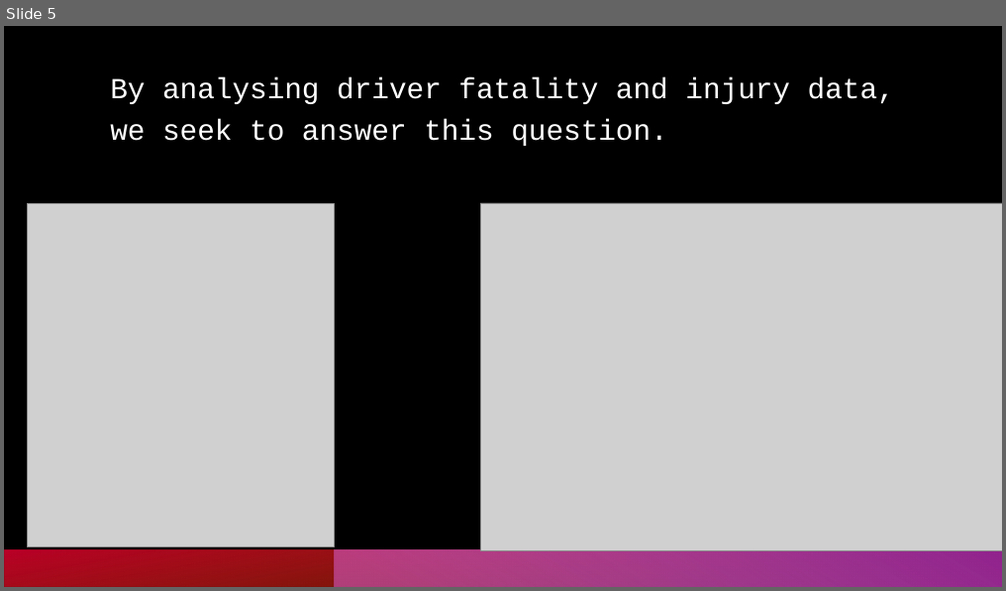
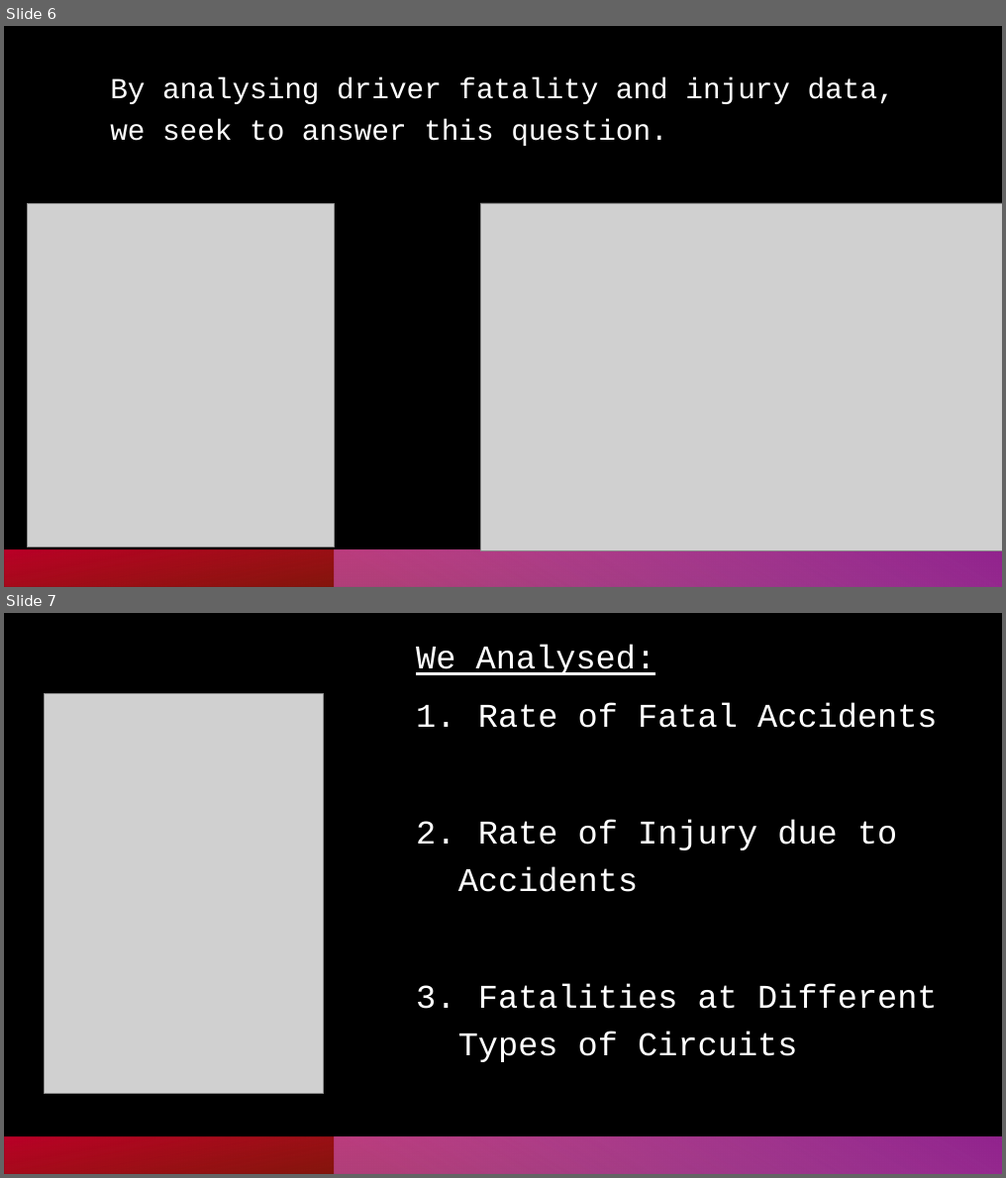
Before and after one commit to oli124/F1_safety, a slide deck: F1_driver_safety_pres.pptx. Shown one above the other, each under a label of ours: slide 5 before the commit, slides 6 and 7 after it. The pictures are 1006x591 and 1006x1178 pixels, drawn with LibreOffice and Linux fonts; fonts in the diff are those of the drawing; grey boxes stand for pictures. Boxes give left, top, right and bottom in pixels: in the first picture for what was removed or moved away, otherwise in the second. Text is boxed around its words. In the diff, an @@ line names an element or a change of style, - is before the commit and + after.

```diff
--- a/F1_driver_safety_pres.pptx
+++ b/F1_driver_safety_pres.pptx
@@ slide 7 added at [4, 613, 1002, 1174], background #000000; not listed: 2 template elements that a slide beside it also shows @@
@@ text added at [416, 644, 937, 1062], 32 pt, text #FFFFFF @@
+We Analysed:
+1. Rate of Fatal Accidents
+2. Rate of Injury due to Accidents
+3. Fatalities at Different Types of Circuits
@@ picture added at [44, 694, 324, 1094] @@
@@ what was slide 5 is now slide 6 @@
```
Also in this commit, not shown: 4 slides changed, 15 other slides added, 1 slide removed, 5 other files.
